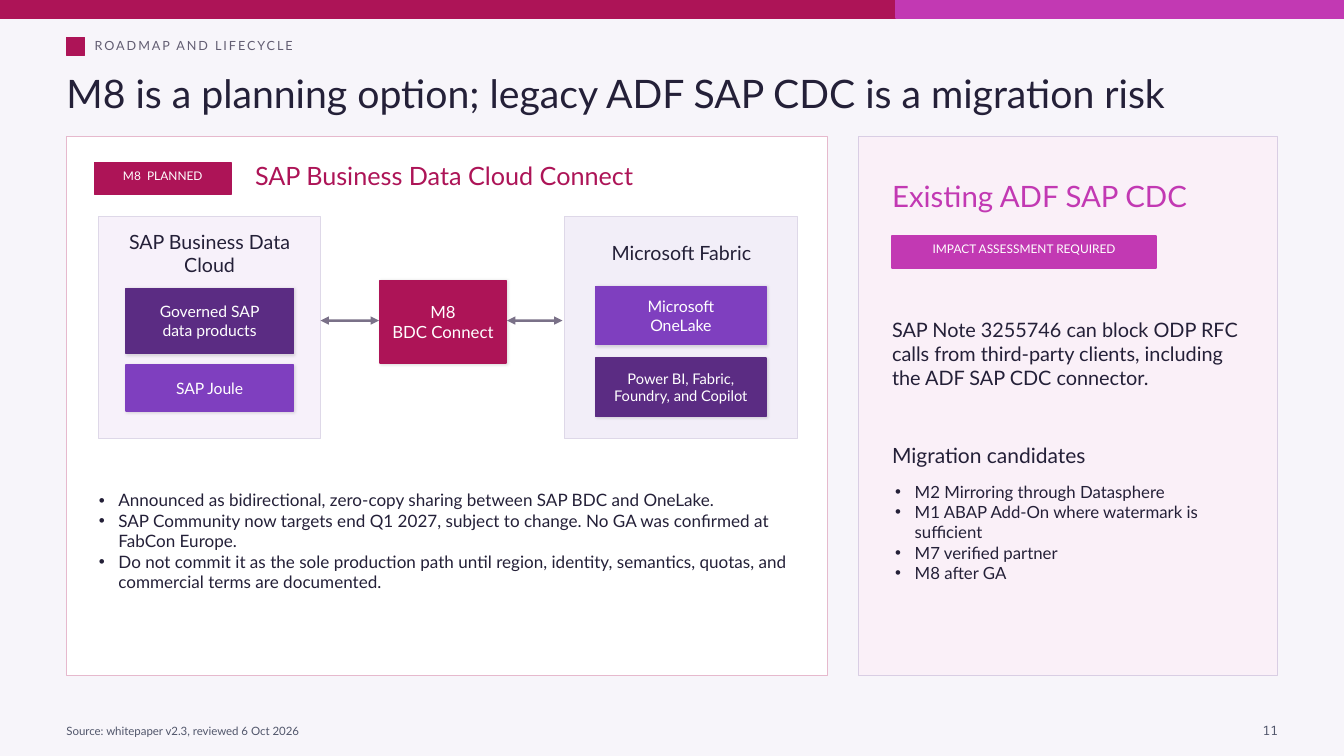
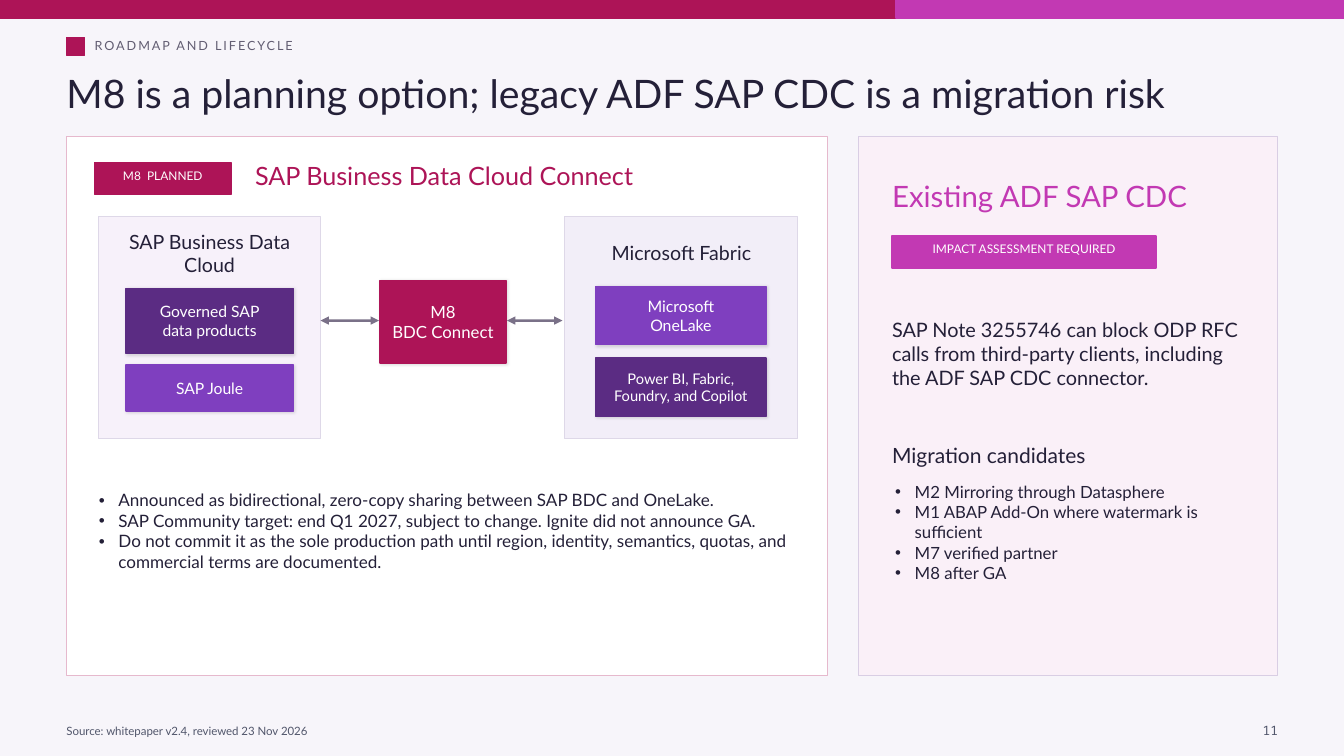
Before and after one commit to fredgis/fabric-foundry-kb, a slide deck: slide 11 of prez/SAP_to_Microsoft_Fabric_Connectivity_Presentation.pptx. Drawn at 1344x756 pixels with LibreOffice and Linux fonts; fonts in the diff are those of the drawing. Boxes give left, top, right and bottom in pixels: in the first picture for what was removed or moved away, otherwise in the second. Text is boxed around its words. In the diff, an @@ line names an element or a change of style, - is before the commit and + after.

```diff
--- a/prez/SAP_to_Microsoft_Fabric_Connectivity_Presentation.pptx
+++ b/prez/SAP_to_Microsoft_Fabric_Connectivity_Presentation.pptx
@@ text at [118,514,756,530]: text changed @@
-• SAP Community now targets end Q1 2027, subject to change. No GA was confirmed at FabCon Europe.
+• SAP Community target: end Q1 2027, subject to change. Ignite did not announce GA.
@@ text at [66,726,308,737]: text changed @@
-Source: whitepaper v2.3, reviewed 6 Oct 2026
+Source: whitepaper v2.4, reviewed 23 Nov 2026
```
Also in this commit, not shown: 19 other slides changed, 3 other files.
